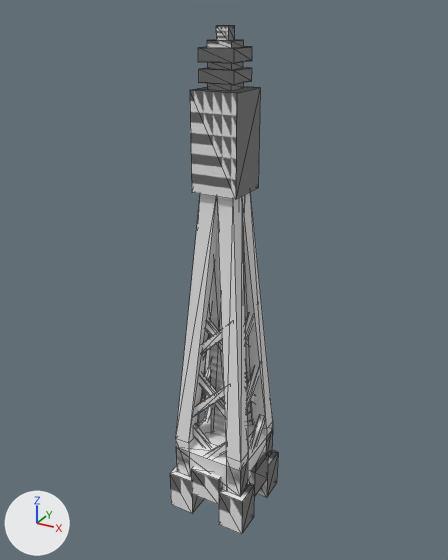
The OBJ model src/main/resources/assets/hbm/models/network/pylon.obj, before and after one commit.
Camera for both pictures: a 50 mm lens placed at (2.98, -5.46, 5.72), pointed at (-0.05, 0.06, 2.96). Arrows for +X, +Y and +Z are at lower left; the lights stay in place. The picture after the commit comes second. Mesh edges are drawn as thin lines. Where no turn or scale is listed for an object, it has been applied to the vertices. Vertices at exactly the same position are counted once.

Script lines for the objects in view, before the commit:
```python
me_pylon = bpy.data.meshes.new('Pylon')
me_pylon.from_pydata(...)  # 168 vertices, 290 faces; spans x -0.5..0.5, y -0.5..0.5, z 0.0..5.56
me_pylon.materials.append(mat_m_2d342b16_8f2e_5231_80ae_92eafddb5779)  # white #e7e7e7
me_pylon_steel = bpy.data.meshes.new('Pylon_steel')
me_pylon_steel.from_pydata(...)  # 381 vertices, 520 faces; spans x -0.5..0.5, y -0.5..0.5, z 0.0..5.56
me_pylon_steel.materials.append(mat_m_bf2d8415_1140_6651_2d4b_44fa28d981c3)  # white #e7e7e7
ob_pylon = bpy.data.objects.new('Pylon', me_pylon)
ob_pylon.location = (0.0, 0.0, 0.0)
ob_pylon_steel = bpy.data.objects.new('Pylon_steel', me_pylon_steel)
ob_pylon_steel.location = (0.0, 0.0, 0.0)
```
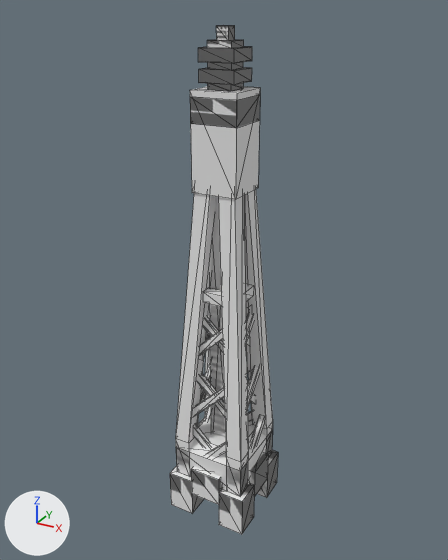
Where the change shows, as pixel boxes [x1, y1, x2, y2] in the pictures (448 x 560 px):
'Pylon_steel', reshaped: before [170, 192, 278, 534]; after [170, 94, 278, 534]
part 1 of me_pylon_steel, built on: before [176, 192, 272, 455]; after [176, 94, 272, 455]
part 2 of me_pylon_steel, added: after [203, 284, 253, 307]

The change, as a diff of the scene's bpy script:
```diff
--- a/src/main/resources/assets/hbm/models/network/pylon.obj.py
+++ b/src/main/resources/assets/hbm/models/network/pylon.obj.py
@@ me_pylon_steel @@
 # used by ob_pylon_steel; location = (0.0, 0.0, 0.0)
-me_pylon_steel.from_pydata(...)  # 381 vertices, 520 faces; spans x -0.5..0.5, y -0.5..0.5, z 0.0..5.56
+me_pylon_steel.from_pydata(...)  # 417 vertices, 566 faces; spans x -0.5..0.5, y -0.5..0.5, z 0.0..5.56
+# me_pylon_steel part 1
+# 8 vertices are removed from x -0.25..0.25, y -0.25..0.25, z 4.0..5.0
+# 12 faces are deleted
+# 9 vertices in x -0.19..0.19, y -0.19..0.19, z 4.0 move by (0.0, 0.0, 0.69)
+# 12 vertices are added at x -0.25..0.25, y -0.25..0.25, z 4.69..4.94
+# 26 new faces join them
+# me_pylon_steel part 2
+# 16 vertices are added at x -0.28..0.28, y -0.28..0.28, z 2.81
+# 16 new vertices lie (0.0, 0.0, 0.13) away from vertices in x -0.28..0.28, y -0.28..0.28, z 2.81
+# 32 new faces join them
 me_pylon_steel.materials.append(mat_m_bf2d8415_1140_6651_2d4b_44fa28d981c3)
```
